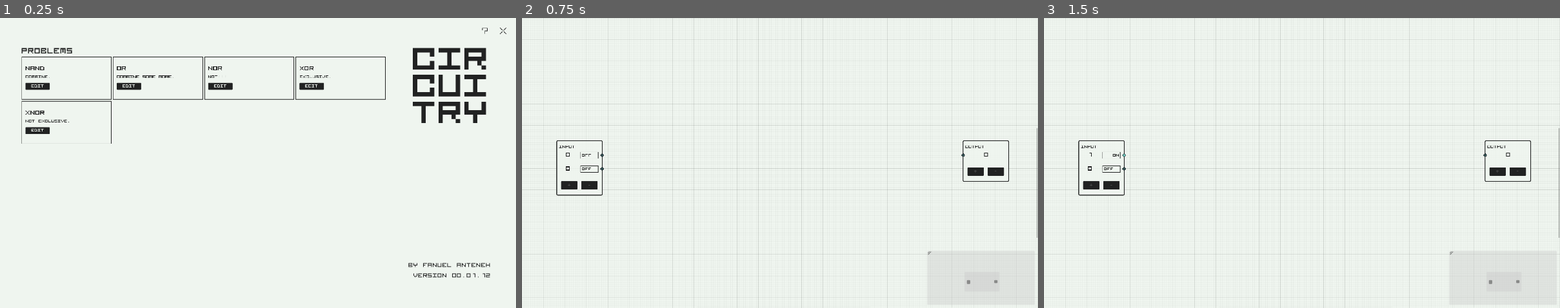
Above: before the commit, frames 1-3 (left to right).
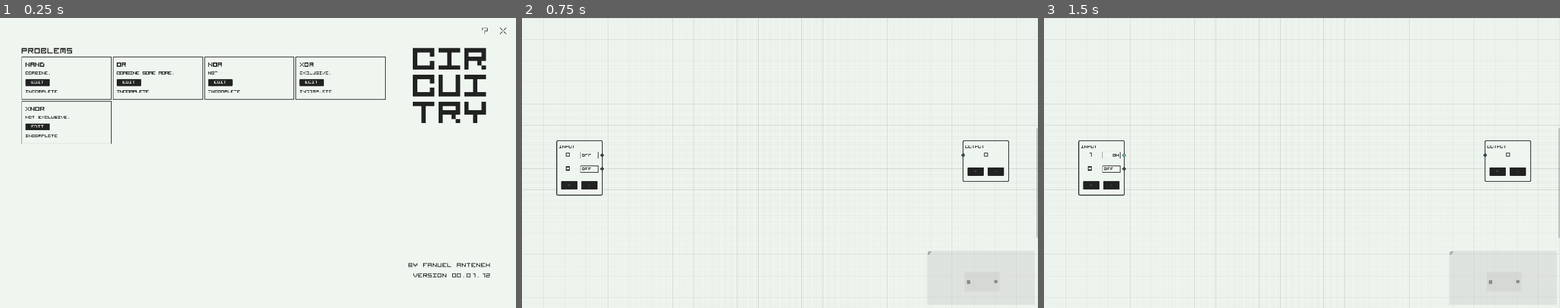
Above: after the commit, the same moments.

Repository: FanuelAnte/Circuitry
Game: Godot game, scene res://Scenes/Menus/MainMenu.tscn
Two runs of this game, one before a commit and one after it. Both use one fixed random seed, a clock stepped at 60 frames per second and the inputs below.
Inputs:
- Up to frame 1 (0.25 s): no input
- Up to frame 2 (0.75 s): click "Edit" at 0.5 s
- Up to frame 3 (1.5 s): click "0" at 1.25 s

The runs differ from the first frame. In frame 1, 1.6% of the frame differs, in the area x 4-65%, y 15-42%; in frame 2, nothing differs; in frame 3, nothing differs.

Commit message:
Broken Custom Components.

Diff:
--- /dev/null
+++ b/Scenes/GenericGraph.gd
@@ -0,0 +1,5 @@
+extends GraphEdit
+
+
+func _ready():
+	pass
--- /dev/null
+++ b/Scenes/GenericGraph.tscn
@@ -0,0 +1,9 @@
+[gd_scene load_steps=2 format=2]
+
+[ext_resource path="res://Scenes/GenericGraph.gd" type="Script" id=1]
+
+[node name="GraphEdit" type="GraphEdit"]
+margin_right = 640.0
+margin_bottom = 384.0
+scroll_offset = Vector2( -64, -64 )
+script = ExtResource( 1 )
--- a/Scenes/Globals.gd
+++ b/Scenes/Globals.gd
@@ -5,33 +5,62 @@
 var line_colors = {"active" : "7dd4cc", "inactive" : "3c5a5e"}
 
 var problem_list = [
-#	{"id": 0,
+#	{"id": "0",
 #	"name": "AND",
 #	"description": "Basic.",
-#	"validation_table": [["11","10","01","00"],["1","0","0","0"]]},
-	{"id": 1,
+#	"validation_table": [["11","10","01","00"],["1","0","0","0"]],
+#	},
+	{"id": "1",
 	"name": "NAND",
 	"description": "Combine.",
-	"validation_table": [["11","10","01","00"],["0","1","1","1"]]},
-	{"id": 2,
+	"validation_table": [["11","10","01","00"],["0","1","1","1"]],
+	},
+	{"id": "2",
 	"name": "OR",
 	"description": "Combine some more.",
-	"validation_table": [["11","10","01","00"],["1","1","1","0"]]},
-	{"id": 3,
+	"validation_table": [["11","10","01","00"],["1","1","1","0"]],
+	},
+	{"id": "3",
 	"name": "NOR",
 	"description": "Not!!!",
-	"validation_table": [["11","10","01","00"],["0","0","0","1"]]},
-	{"id": 4,
+	"validation_table": [["11","10","01","00"],["0","0","0","1"]],
+	},
+	{"id": "4",
 	"name": "XOR",
 	"description": "Exclusive.",
-	"validation_table": [["11","10","01","00"],["0","1","1","0"]]},
-	{"id": 5,
+	"validation_table": [["11","10","01","00"],["0","1","1","0"]],
+	},
+	{"id": "5",
 	"name": "XNOR",
 	"description": "Not Exclusive.",
-	"validation_table": [["11","10","01","00"],["1","0","0","1"]]},
+	"validation_table": [["11","10","01","00"],["1","0","0","1"]],
+	},
 ]
+
+var problem_progress = {
+#	"0" : "incomplete",
+	"1" : "incomplete",
+	"2" : "incomplete",
+	"3" : "incomplete",
+	"4" : "incomplete",
+	"5" : "incomplete",
+	"6" : "incomplete",
+	}
 
 var current_problem = {}
 
 func _ready():
-	pass
+	load_progress()
+
+func save():
+	var file = File.new()
+	file.open("user://problems.save", File.WRITE)
+	file.store_line(to_json(problem_progress))
+	file.close()
+
+func load_progress():
+	var file = File.new()
+	if file.file_exists("user://problems.save"):
+		file.open("user://problems.save", File.READ)
+		problem_progress = parse_json(file.get_line())
+		file.close()
--- a/Scenes/MainGame.gd
+++ b/Scenes/MainGame.gd
@@ -17,14 +17,14 @@
 
 func save(problem_id, nodes, connections):
 	var file = File.new()
-	file.open("user://problem" + str(problem_id) + ".save", File.WRITE)
+	file.open("user://" + str(problem_id) + ".save", File.WRITE)
 	var save_data = {"nodes" : nodes, "connections" : connections}
 	file.store_line(to_json(save_data))
 	file.close()
 
 func load_saved_file(problem_id):
 	var file = File.new()
-	if not file.file_exists("user://problem" + str(problem_id) + ".save"):
+	if not file.file_exists("user://" + str(problem_id) + ".save"):
 		var input_node = input_scene.instance()
 		graph_edit.add_child(input_node)
 		input_node.offset = Vector2(128, 456)
@@ -33,12 +33,12 @@
 		graph_edit.add_child(output_node)
 		output_node.offset = Vector2(1640, 456)
 
-	if file.file_exists("user://problem" + str(problem_id) + ".save"):
+	if file.file_exists("user://" + str(problem_id) + ".save"):
 		for node in graph_edit.get_children():
 			if node.is_in_group("node"):
 				node.queue_free()
 
-		file.open("user://problem" + str(problem_id) + ".save", File.READ)
+		file.open("user://" + str(problem_id) + ".save", File.READ)
 		var save_data = parse_json(file.get_line())
 
 		for node in save_data["nodes"]:
@@ -53,11 +53,8 @@
 			if added_node.node_type == "INPUT":
 				added_node.io_values = node["io_values"]
 
-			print(node["node_name"])
-
 		for connection in save_data["connections"]:
 			graph_edit.connect_node(connection["from"].replacen("@", ""), connection["from_port"], connection["to"].replacen("@", ""), connection["to_port"])
-			print(connection)
 
 		file.close()
 
@@ -93,7 +90,6 @@
 	var current_nodes = []
 	for node in graph_edit.get_children():
 		if node.is_in_group("node"):
-#			print(node.name)
 			current_nodes.append({
 				"node_name" : node.name.replacen("@", ""),
 				"node_position_x" : node.offset.x,
--- a/Scenes/MainGame.tscn
+++ b/Scenes/MainGame.tscn
@@ -27,6 +27,9 @@
 [node name="Timer" type="Timer" parent="."]
 autostart = true
 
+[node name="pos" type="Position2D" parent="."]
+position = Vector2( 2304, 0 )
+
 [connection signal="connection_request" from="GraphEdit" to="." method="_on_GraphEdit_connection_request"]
 [connection signal="disconnection_request" from="GraphEdit" to="." method="_on_GraphEdit_disconnection_request"]
 [connection signal="duplicate_nodes_request" from="GraphEdit" to="." method="_on_GraphEdit_duplicate_nodes_request"]
--- a/Scenes/Menus/MainMenu.gd
+++ b/Scenes/Menus/MainMenu.gd
@@ -7,7 +7,7 @@
 	for i in Globals.problem_list:
 		var prob = problem_template_scene.instance()
 		problem_list.add_child(prob)
-		prob.init_problem(i["id"], i["name"], i["description"])
+		prob.init_problem(i["id"], i["name"], i["description"], Globals.problem_progress[i["id"]])
 
 func _on_ExitBtn_pressed():
 	get_tree().quit()
--- a/Scenes/Menus/ProblemTemplate.gd
+++ b/Scenes/Menus/ProblemTemplate.gd
@@ -3,16 +3,18 @@
 onready var name_label = $MarginContainer/VBoxContainer/Label
 onready var description_label = $MarginContainer/VBoxContainer/Label2
 onready var panel = $Panel
+onready var progress_label = $MarginContainer/VBoxContainer/progress
 
 var prob_id
 
 func _ready():
 	pass
 
-func init_problem(problem_id, problem_name, problem_description):
+func init_problem(problem_id, problem_name, problem_description, progress):
 	prob_id = problem_id
 	name_label.text = problem_name
 	description_label.text = problem_description
+	progress_label.text = progress
 
 func _on_EditBtn_pressed():
 	for prob in Globals.problem_list:
--- a/Scenes/Menus/ProblemTemplate.tscn
+++ b/Scenes/Menus/ProblemTemplate.tscn
@@ -36,24 +36,25 @@
 alignment = 1
 
 [node name="Label" type="Label" parent="MarginContainer/VBoxContainer"]
-margin_top = 34.0
+margin_top = 20.0
 margin_right = 310.0
-margin_bottom = 52.0
+margin_bottom = 38.0
 text = "Problem Name"
 valign = 1
 
 [node name="Label2" type="Label" parent="MarginContainer/VBoxContainer"]
-margin_top = 68.0
+margin_top = 54.0
 margin_right = 310.0
-margin_bottom = 80.0
+margin_bottom = 66.0
 custom_fonts/font = SubResource( 1 )
 text = "Problem Desctription"
 
 [node name="HBoxContainer" type="HBoxContainer" parent="MarginContainer/VBoxContainer"]
-margin_top = 96.0
+margin_top = 82.0
 margin_right = 310.0
-margin_bottom = 121.0
+margin_bottom = 107.0
 rect_min_size = Vector2( 0, 25 )
+custom_constants/separation = 80
 
 [node name="EditBtn" type="Button" parent="MarginContainer/VBoxContainer/HBoxContainer"]
 margin_right = 90.0
@@ -61,4 +62,11 @@
 rect_min_size = Vector2( 90, 25 )
 text = "Edit"
 
+[node name="progress" type="Label" parent="MarginContainer/VBoxContainer"]
+margin_top = 123.0
+margin_right = 310.0
+margin_bottom = 135.0
+custom_fonts/font = SubResource( 1 )
+text = "-"
+
 [connection signal="pressed" from="MarginContainer/VBoxContainer/HBoxContainer/EditBtn" to="." method="_on_EditBtn_pressed"]
--- a/Scenes/NodeMenu.gd
+++ b/Scenes/NodeMenu.gd
@@ -2,6 +2,9 @@
 
 var and_scene = preload("res://Scenes/Nodes/AND.tscn")
 var not_scene = preload("res://Scenes/Nodes/NOT.tscn")
+var generic_scene = preload("res://Scenes/Nodes/Generic.tscn")
+
+var generic_graph = preload("res://Scenes/Nodes/Generic.tscn")
 
 onready var input_table_panel = $InputTablePanel
 onready var validation_table_panel = $ValidationTablePanel
@@ -9,6 +12,7 @@
 onready var input_text_edit = $InputTablePanel/InputTextEdit
 onready var validation_text_edit = $ValidationTablePanel/ValidationTextEdit
 onready var graph_edit = get_parent().get_child(0)
+onready var position_node = get_parent().get_child(3)
 onready var state_lbl = $ValidationTablePanel/Panel/StateLbl
 
 var added_node
@@ -126,6 +130,8 @@
 	if valid:
 		state_lbl.add_color_override("font_color", Color(Globals.line_colors["active"]))
 		state_lbl.text = "Correct!"
+		Globals.problem_progress[Globals.current_problem["id"]] = "complete"
+		Globals.save()
 	elif !valid:
 		state_lbl.add_color_override("font_color", Color(Globals.line_colors["inactive"]))
 		state_lbl.text = "Incorrect."
@@ -145,3 +151,11 @@
 func _on_NOTBtn_button_up():
 	modulate_menu(1)
 	added_node.is_being_dragged = false
+
+func _on_GenericBtn_button_down():
+	modulate_menu(0.5)
+	add_gate(generic_scene)
+
+func _on_GenericBtn_button_up():
+	modulate_menu(1)
+	added_node.is_being_dragged = false
--- a/Scenes/NodeMenu.tscn
+++ b/Scenes/NodeMenu.tscn
@@ -10,7 +10,7 @@
 
 [node name="NodeMenu" type="Control"]
 margin_right = 256.0
-margin_bottom = 304.0
+margin_bottom = 352.0
 theme = ExtResource( 3 )
 script = ExtResource( 1 )
 
@@ -53,6 +53,21 @@
 rect_min_size = Vector2( 90, 25 )
 focus_mode = 0
 text = "NOT"
+
+[node name="HBoxContainer2" type="HBoxContainer" parent="Panel/GateVBox"]
+visible = false
+margin_top = 93.0
+margin_right = 256.0
+margin_bottom = 118.0
+custom_constants/separation = 40
+alignment = 1
+
+[node name="GenericBtn" type="Button" parent="Panel/GateVBox/HBoxContainer2"]
+margin_left = 83.0
+margin_right = 173.0
+margin_bottom = 25.0
+rect_min_size = Vector2( 90, 25 )
+text = "Custom"
 
 [node name="IOLbl" type="Label" parent="Panel/GateVBox"]
 margin_top = 93.0
@@ -277,6 +292,8 @@
 [connection signal="button_down" from="Panel/GateVBox/HBoxContainer/NOTBtn" to="." method="_on_NOTBtn_button_down"]
 [connection signal="button_up" from="Panel/GateVBox/HBoxContainer/NOTBtn" to="." method="_on_NOTBtn_button_up"]
 [connection signal="pressed" from="Panel/GateVBox/HBoxContainer/NOTBtn" to="." method="_on_NOTBtn_pressed"]
+[connection signal="button_down" from="Panel/GateVBox/HBoxContainer2/GenericBtn" to="." method="_on_GenericBtn_button_down"]
+[connection signal="button_up" from="Panel/GateVBox/HBoxContainer2/GenericBtn" to="." method="_on_GenericBtn_button_up"]
 [connection signal="pressed" from="Panel/GateVBox/HBoxContainer6/InputBtn" to="." method="_on_InputBtn_pressed"]
 [connection signal="pressed" from="Panel/GateVBox/HBoxContainer6/ValidationBtn" to="." method="_on_ValidationBtn_pressed"]
 [connection signal="pressed" from="Panel/GateVBox/HBoxContainer7/ExitBtn" to="." method="_on_ExitBtn_pressed"]
--- /dev/null
+++ b/Scenes/Nodes/Generic.gd
@@ -0,0 +1,54 @@
+extends GraphNode
+
+var node_type = "GENERIC"
+
+var scene_path = "res://Scenes/Nodes/Generic.tscn"
+
+var graph_edit
+var is_being_dragged = true
+
+var io_values = [0]
+var input_values = [0, 0]
+
+func _ready():
+	pass
+
+func _process(delta):
+	execute()
+	if is_being_dragged:
+		self.offset = get_mouse_on_graph_position()
+
+	for i in range(io_values.size()):
+		if io_values[i] == 1:
+			set_slot_color_right(1, Color(Globals.line_colors["active"]))
+
+		elif io_values[i] == 0:
+			set_slot_color_right(1, Color(Globals.line_colors["inactive"]))
+
+	if input_values[0] == 1:
+		set_slot_color_left(0, Color(Globals.line_colors["active"]))
+	elif input_values[0] == 0:
+		set_slot_color_left(0, Color(Globals.line_colors["inactive"]))
+
+	if input_values[1] == 1:
+		set_slot_color_left(2, Color(Globals.line_colors["active"]))
+	elif input_values[1] == 0:
+		set_slot_color_left(2, Color(Globals.line_colors["inactive"]))
+
+func get_input_values():
+	input_values = [0, 0]
+	for conn in Globals.connections:
+		if conn["to"] == self.name:
+			input_values[conn["to_port"]] = conn["data"]
+
+func execute():
+	pass
+
+func get_mouse_on_graph_position():
+	var canvas_transform = graph_edit.get_canvas_transform()
+	var graph_pos = canvas_transform.affine_inverse().xform(get_global_mouse_position())
+
+	return graph_pos
+
+func _on_Generic_close_request():
+	self.queue_free()
--- /dev/null
+++ b/Scenes/Nodes/Generic.tscn
@@ -0,0 +1,55 @@
+[gd_scene load_steps=2 format=2]
+
+[ext_resource path="res://Scenes/Nodes/Generic.gd" type="Script" id=1]
+
+[node name="Generic" type="GraphNode" groups=["node"]]
+margin_right = 32.0
+margin_bottom = 30.0
+show_close = true
+slot/0/left_enabled = true
+slot/0/left_type = 0
+slot/0/left_color = Color( 1, 1, 1, 1 )
+slot/0/right_enabled = false
+slot/0/right_type = 0
+slot/0/right_color = Color( 1, 1, 1, 1 )
+slot/1/left_enabled = false
+slot/1/left_type = 0
+slot/1/left_color = Color( 1, 1, 1, 1 )
+slot/1/right_enabled = true
+slot/1/right_type = 0
+slot/1/right_color = Color( 1, 1, 1, 1 )
+slot/2/left_enabled = true
+slot/2/left_type = 0
+slot/2/left_color = Color( 1, 1, 1, 1 )
+slot/2/right_enabled = false
+slot/2/right_type = 0
+slot/2/right_color = Color( 1, 1, 1, 1 )
+script = ExtResource( 1 )
+
+[node name="Control" type="Control" parent="."]
+margin_left = 16.0
+margin_top = 24.0
+margin_right = 96.0
+margin_bottom = 49.0
+rect_min_size = Vector2( 0, 25 )
+mouse_filter = 2
+
+[node name="Name" type="Label" parent="."]
+margin_left = 16.0
+margin_top = 50.0
+margin_right = 96.0
+margin_bottom = 82.0
+rect_min_size = Vector2( 80, 32 )
+text = "-"
+align = 1
+valign = 1
+
+[node name="Control2" type="Control" parent="."]
+margin_left = 16.0
+margin_top = 83.0
+margin_right = 96.0
+margin_bottom = 108.0
+rect_min_size = Vector2( 0, 25 )
+mouse_filter = 2
+
+[connection signal="close_request" from="." to="." method="_on_Generic_close_request"]
--- a/Scenes/Nodes/Input.tscn
+++ b/Scenes/Nodes/Input.tscn
@@ -2,7 +2,7 @@
 
 [ext_resource path="res://Scenes/Nodes/Input.gd" type="Script" id=1]
 
-[node name="Input" type="GraphNode" groups=["node"]]
+[node name="Input" type="GraphNode" groups=["input", "node"]]
 margin_right = 172.0
 margin_bottom = 100.0
 rect_min_size = Vector2( 128, 128 )
--- a/Scenes/Nodes/Output.tscn
+++ b/Scenes/Nodes/Output.tscn
@@ -2,7 +2,7 @@
 
 [ext_resource path="res://Scenes/Nodes/Output.gd" type="Script" id=1]
 
-[node name="Output" type="GraphNode" groups=["node"]]
+[node name="Output" type="GraphNode" groups=["node", "output"]]
 margin_right = 172.0
 margin_bottom = 100.0
 rect_min_size = Vector2( 128, 128 )
Not shown, changed: export_presets.cfg
